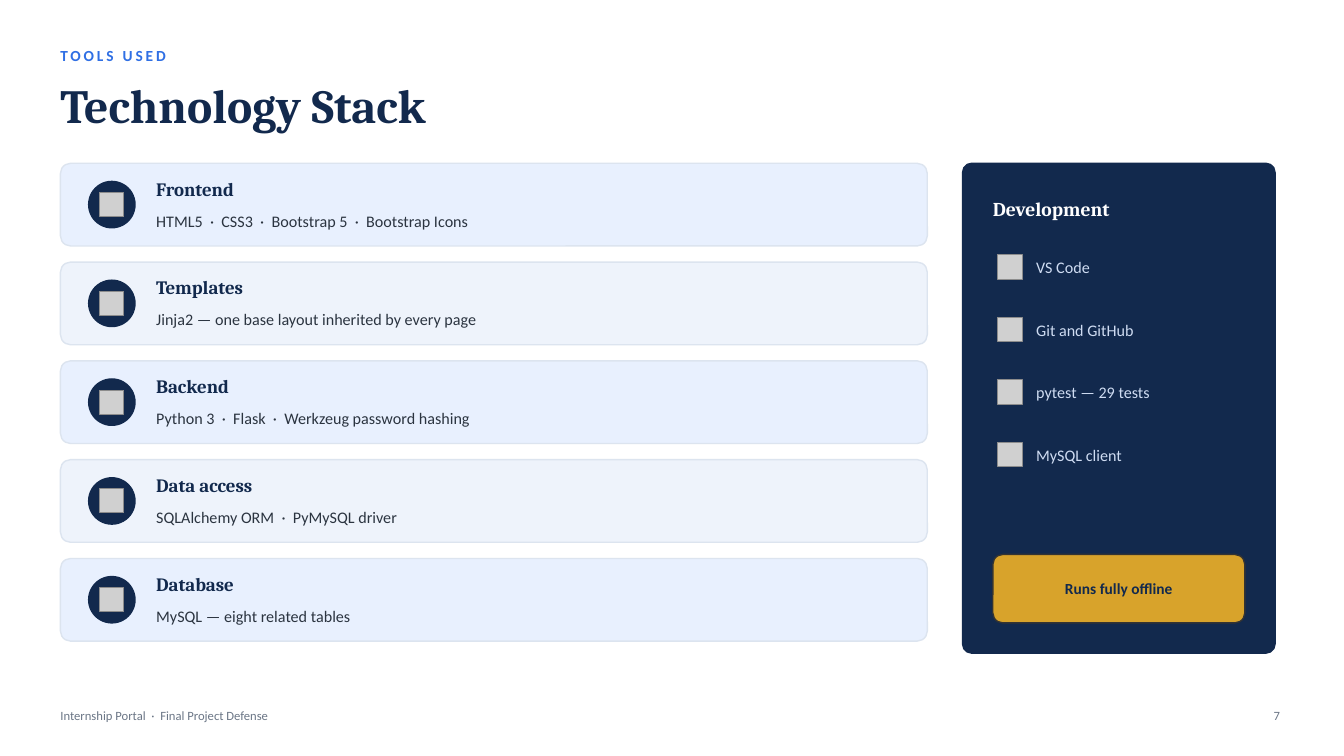
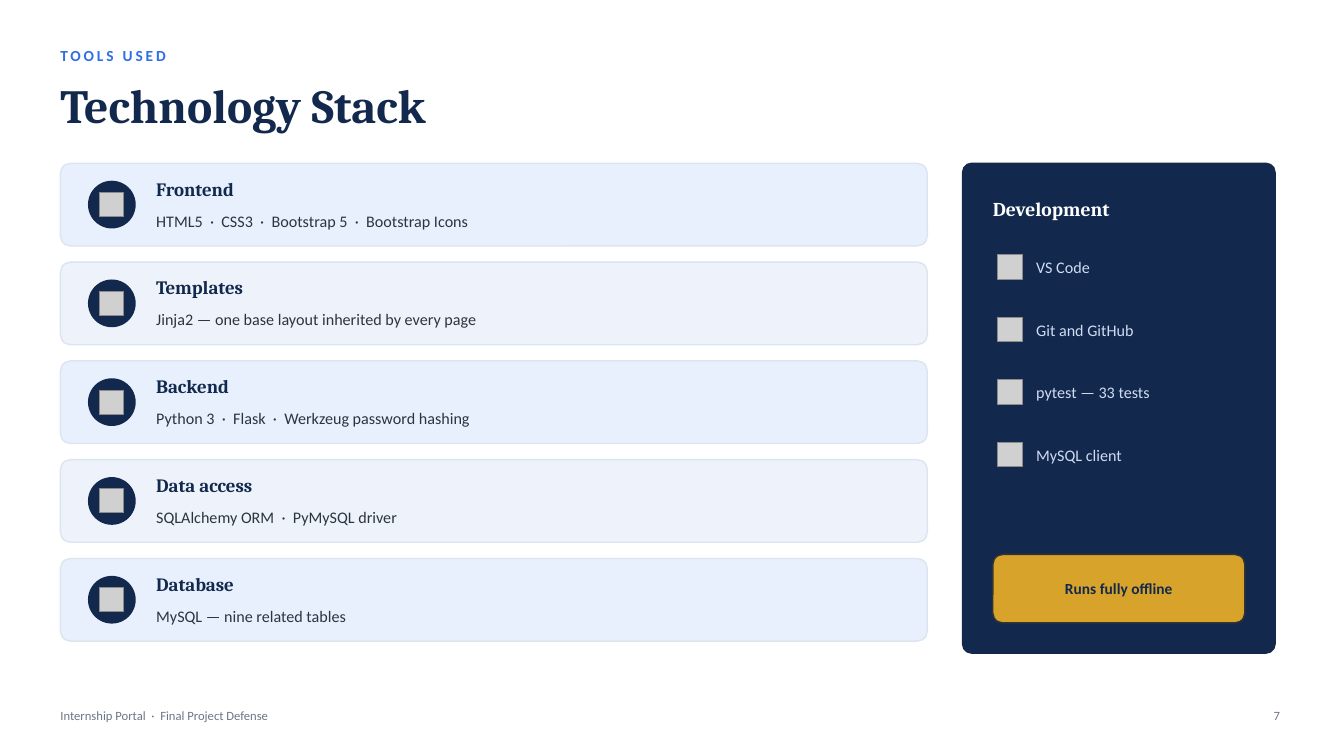
Before and after one commit to RamSinghKarki/Internship_Portal, a slide deck: slide 7 of docs/Final_Defense_Presentation.pptx. Drawn at 1344x756 pixels with LibreOffice and Linux fonts; fonts in the diff are those of the drawing; grey boxes stand for pictures. Boxes give left, top, right and bottom in pixels: in the first picture for what was removed or moved away, otherwise in the second. Text is boxed around its words. In the diff, an @@ line names an element or a change of style, - is before the commit and + after.

```diff
--- a/docs/Final_Defense_Presentation.pptx
+++ b/docs/Final_Defense_Presentation.pptx
@@ text at (x1=1036, y1=387, x2=1150, y2=401): text changed @@
-pytest — 29 tests
+pytest — 33 tests
@@ text at (x1=156, y1=611, x2=345, y2=625): text changed @@
-MySQL — eight related tables
+MySQL — nine related tables
```
Also in this commit, not shown: 8 other slides changed, 12 other files.
